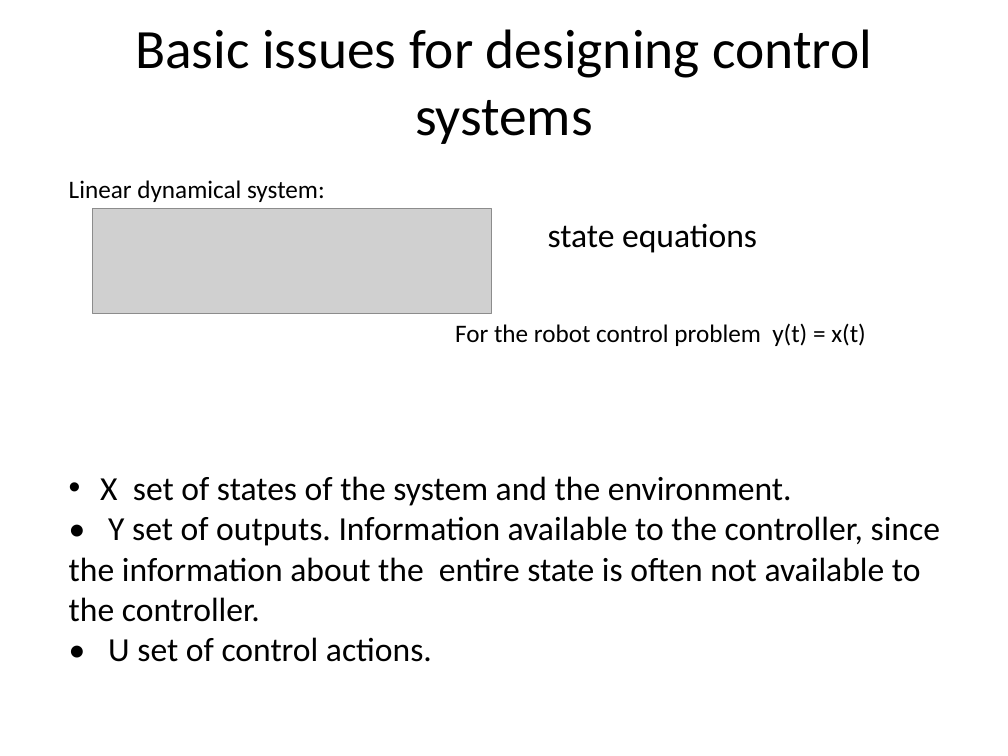
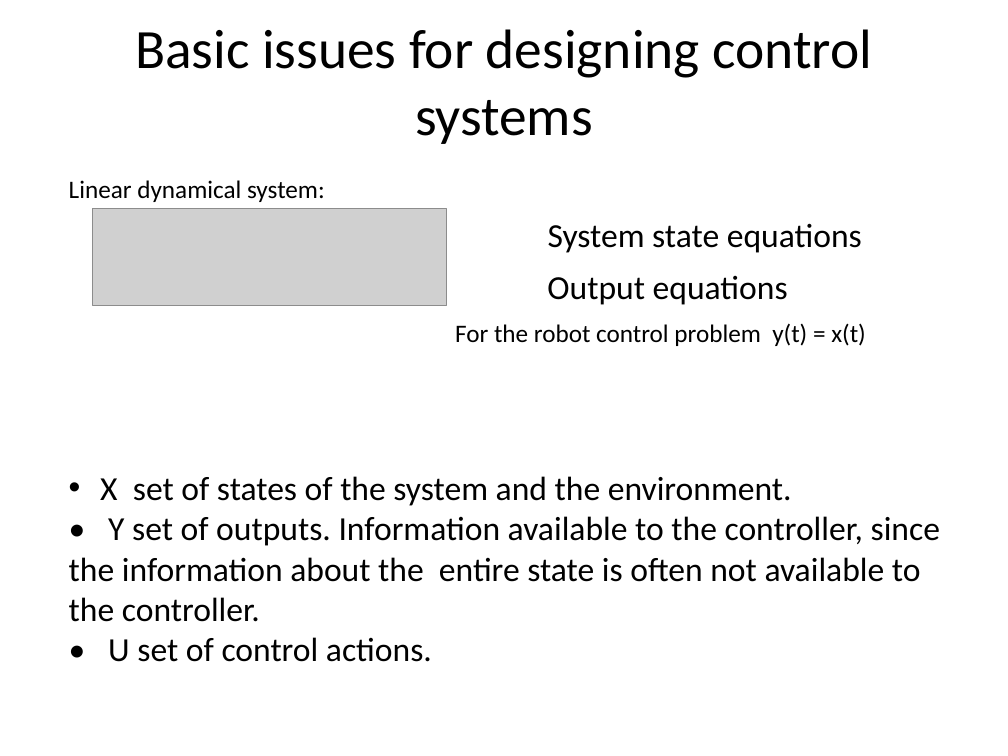
Before and after one commit to amitrokh/CMSC498F, a slide deck: slide 21 of lectures/week_4/Control.pptx. Drawn at 1008x756 pixels with LibreOffice and Linux fonts; fonts in the diff are those of the drawing; grey boxes stand for pictures. Boxes give left, top, right and bottom in pixels: in the first picture for what was removed or moved away, otherwise in the second. Text is boxed around its words. In the diff, an @@ line names an element or a change of style, - is before the commit and + after.

```diff
--- a/lectures/week_4/Control.pptx
+++ b/lectures/week_4/Control.pptx
@@ picture: place and size @@
-picture at [93,209,492,313]
+picture at [93,209,447,305]
@@ text at [548,223,862,253]: text changed @@
-state equations
+System state equations
@@ text added at [547,275,788,305], 24 pt, text #000000 @@
+Output equations
```
Also in this commit, not shown: 2 other slides changed.
